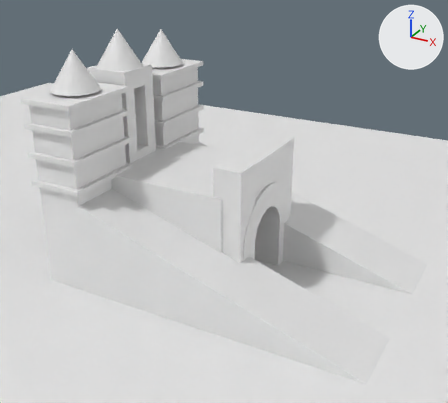
The Blender file T2/modelagem/arco_de_anhatomirim.blend: old version first, new version second.
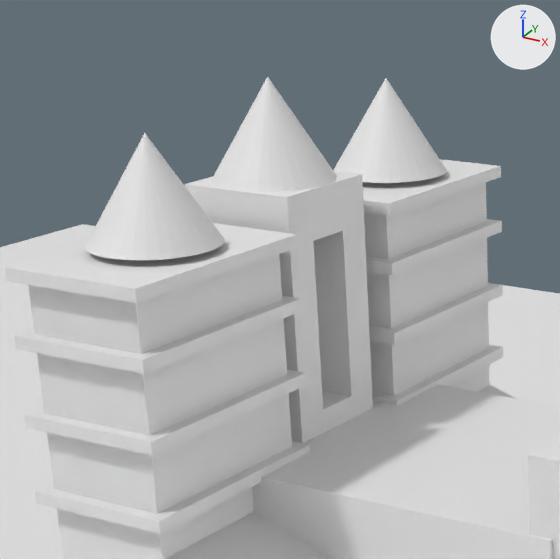
Old and new are each drawn whole from a 50 mm lens placed at (192.6, -155.3, 73.3), pointed at (135.7, -51.9, 21.6) and again close up on the part from 4% to 50% of the width and 0% to 51% of the height. Every picture has the same lights, and +X, +Y and +Z are marked at upper right.
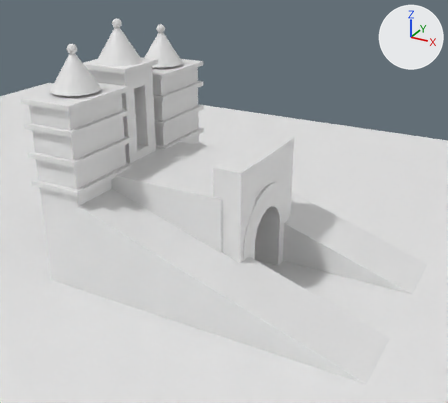
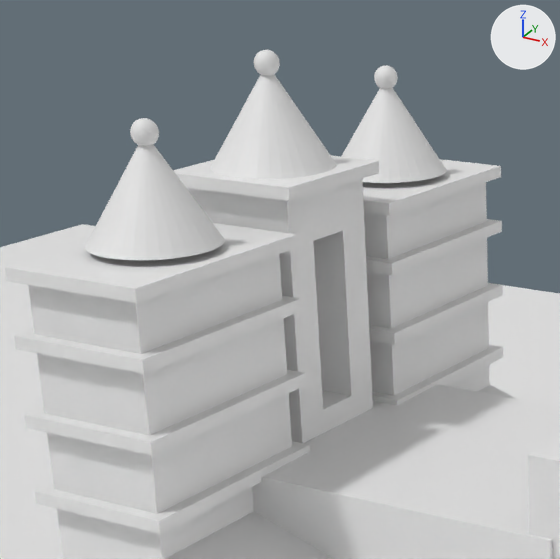
Where the change shows, as pixel boxes [x1, y1, x2, y2] in the close-ups (560 x 559 px):
'Cone', moved: before [211, 77, 337, 192]; after [210, 74, 337, 179]
'Cube.023', added: after [173, 156, 379, 201]
'Sphere.001', added: after [130, 118, 159, 146]
'Sphere', added: after [254, 50, 280, 75]
'Sphere.002', added: after [374, 65, 398, 89]

Edits to the bpy script that builds the scene:
```text
Add me_sphere_002:
    me_sphere_002.from_pydata(...)  # a UV sphere (32 segments, 16 rings, poles along z) spanning x -1.0..1.0, y -1.0..1.0, z -1.0..1.0
Change ob_cone:
    ob_cone.location: (107.5, -47.5, 50.0) -> (107.5, -47.5, 51.0)
Add ob_sphere_002:
    ob_sphere_002 = bpy.data.objects.new('Sphere.002', me_sphere_002)
    ob_sphere_002.location = (108.0, -32.0, 52.0)
Add ob_sphere_001:
    ob_sphere_001 = bpy.data.objects.new('Sphere.001', me_sphere_002.copy())
    ob_sphere_001.location = (108.0, -62.5, 52.0)
Add ob_sphere:
    ob_sphere = bpy.data.objects.new('Sphere', me_sphere_002.copy())
    ob_sphere.location = (107.5, -47.5, 55.0)
Add ob_cube_023:
    ob_cube_023 = bpy.data.objects.new('Cube.023', me_cube_023.copy())  # the mesh of ob_cube_022
    ob_cube_023.location = (107.5, -47.5, 46.5)
    ob_cube_023.rotation_euler = (1.571, 0.0, 0.0)  # degrees (90, 0, 0)
    ob_cube_023.scale = (6.0, 0.5, 6.0)
```
